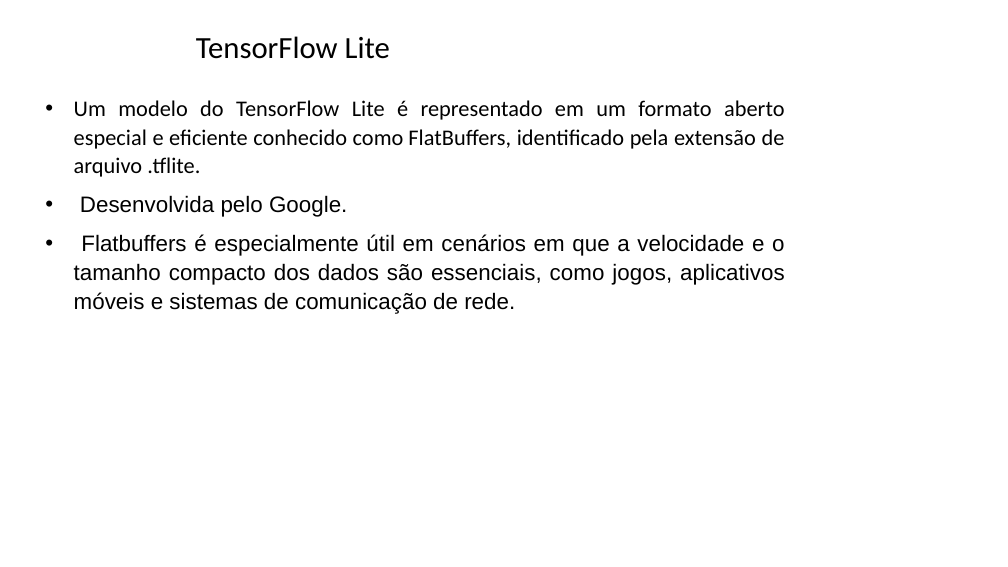
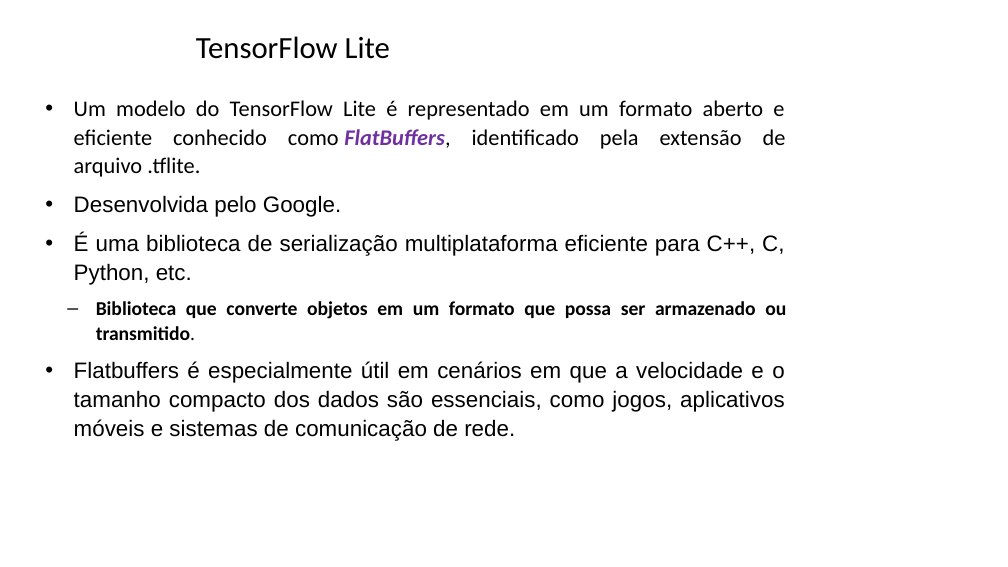
Before and after one commit to zz4fap/tp557-iot-ml, a slide deck: slide 27 of slides/TP557_14_introducao_tensorflowlite.pptx. Drawn at 1008x567 pixels with LibreOffice and Linux fonts; fonts in the diff are those of the drawing; background and template pictures are left out. Boxes give left, top, right and bottom in pixels: in the first picture for what was removed or moved away, otherwise in the second. Text is boxed around its words. In the diff, an @@ line names an element or a change of style, - is before the commit and + after.

```diff
--- a/slides/TP557_14_introducao_tensorflowlite.pptx
+++ b/slides/TP557_14_introducao_tensorflowlite.pptx
@@ text at <box>74,100,786,177</box>: text changed @@
-• Um modelo do TensorFlow Lite é representado em um formato aberto especial e eficiente conhecido como FlatBuffers, identificado pela extensão de arquivo .tflite.
+• Um modelo do TensorFlow Lite é representado em um formato aberto e eficiente conhecido como FlatBuffers, identificado pela extensão de arquivo .tflite.
@@ text at <box>74,233,786,340</box>: paragraphs added @@
+• É uma biblioteca de serialização multiplataforma eficiente para C++, C, Python, etc.
+  – Biblioteca que converte objetos em um formato que possa ser armazenado ou transmitido.
```
Also in this commit, not shown: 7 other slides changed.
